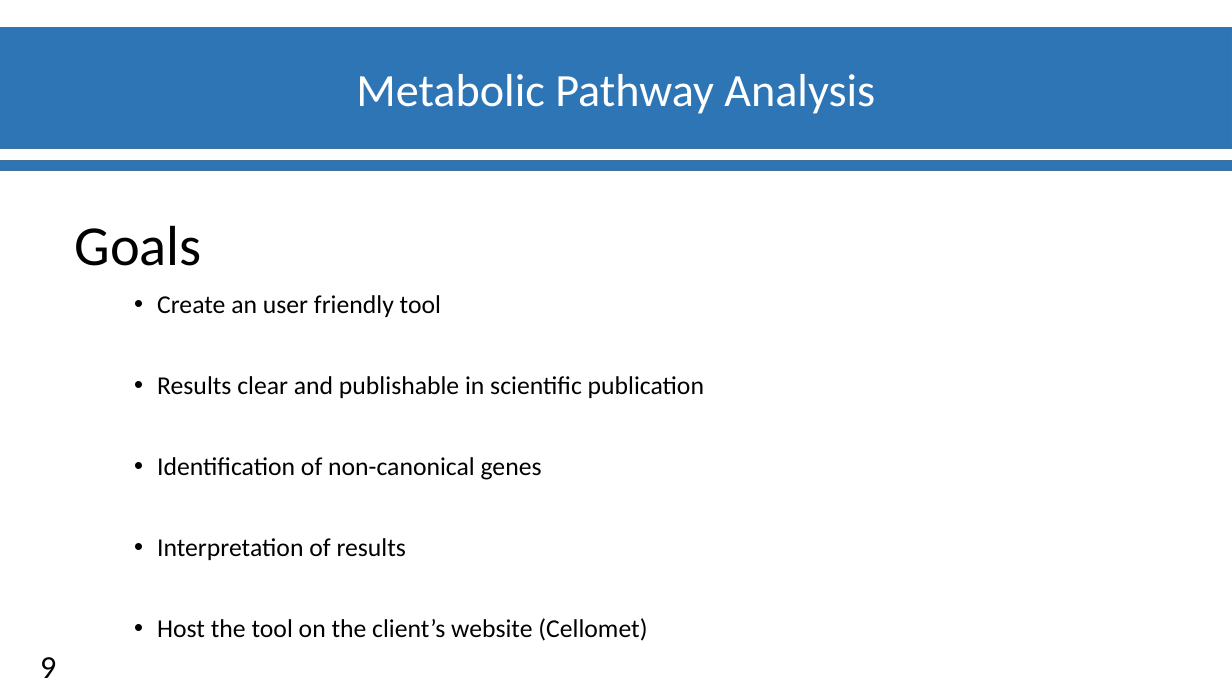
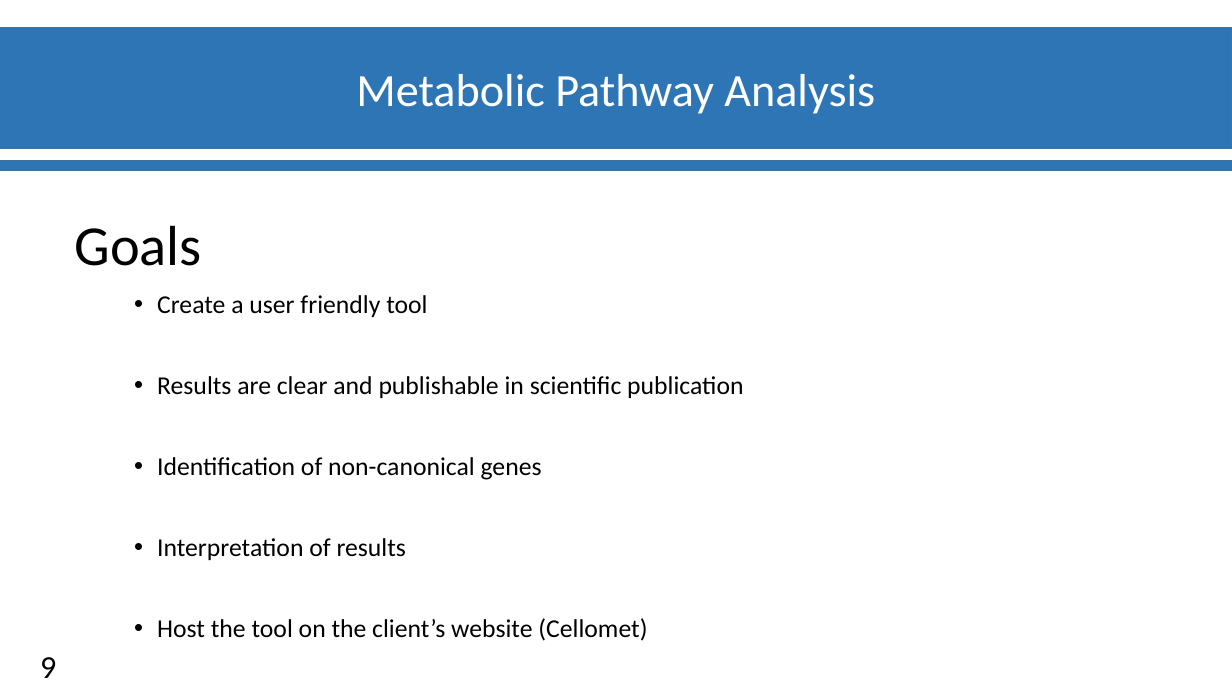
Before and after one commit to materrien/Projet-INSERM, a slide deck: slide 10 of Diapos_Suivit_projet.pptx. Drawn at 1232x693 pixels with LibreOffice and Linux fonts; fonts in the diff are those of the drawing; background and template pictures are left out. Boxes give left, top, right and bottom in pixels: in the first picture for what was removed or moved away, otherwise in the second. Text is boxed around its words. In the diff, an @@ line names an element or a change of style, - is before the commit and + after.

Commit message:
Updated slides

```diff
--- a/Diapos_Suivit_projet.pptx
+++ b/Diapos_Suivit_projet.pptx
@@ text at box(157, 295, 743, 398): text changed @@
-• Create an user friendly tool
-• Results clear and publishable in scientific publication
+• Create a user friendly tool
+• Results are clear and publishable in scientific publication
```
Also in this commit, not shown: 4 other slides changed.
